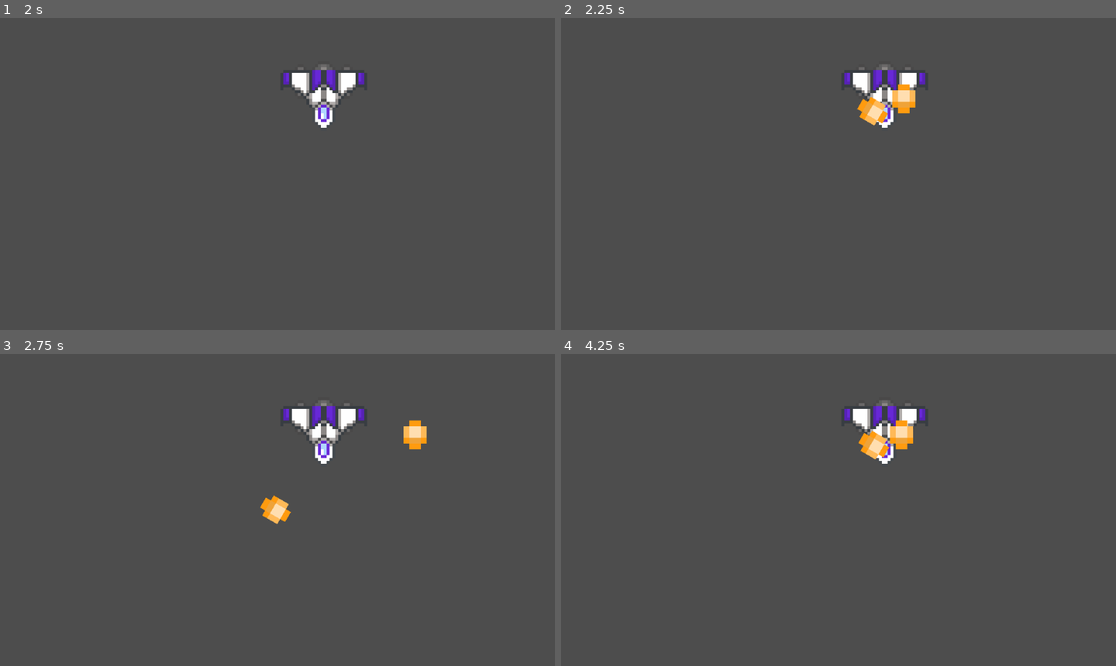
Above: before the commit, frames 1-4 (two rows, left to right).
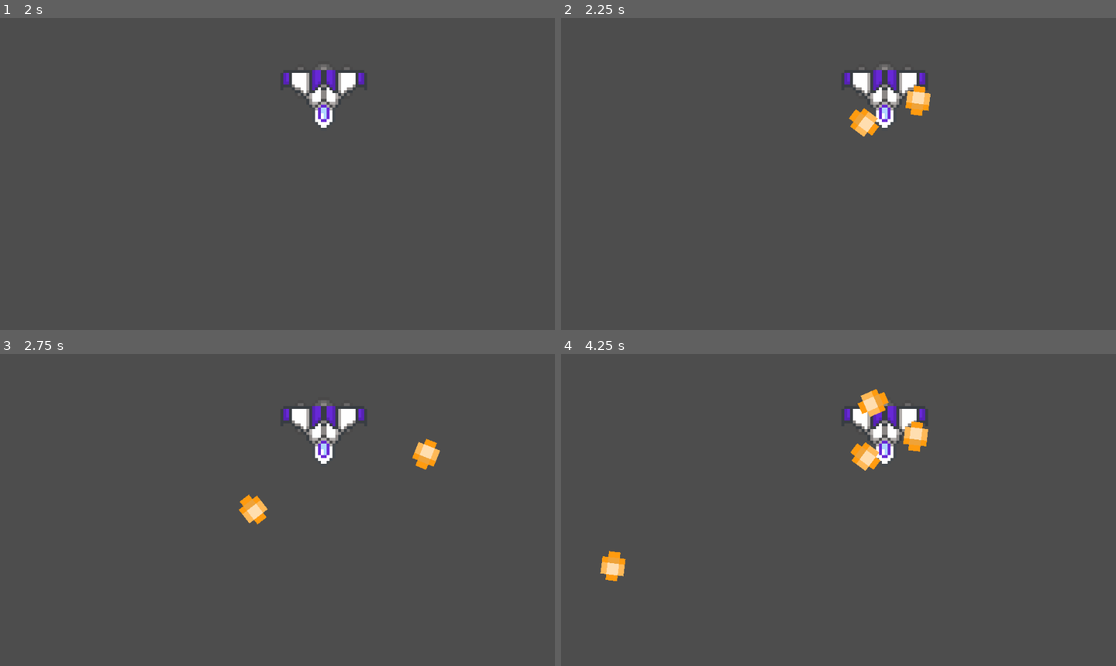
Above: after the commit, the same moments.

Repository: matias0621/Bullet-Hell
Game: Godot game, scene res://Scene/world.tscn
The game is run twice, just before and just after one commit, with the same random seed, the same clock (stepped at 60 frames per second) and the same inputs.
Inputs:
- Up to frame 1 (2 s): tap Enter at 0.5 s; hold D (right) 0.53-1.28 s; tap Space at 1.25 s; hold S (down) from 1.28 s (still down)
- Up to frame 2 (2.25 s): tap Enter at 2 s; release S (down) at 2.03 s; hold D (right) from 2.03 s (still down)
- Up to frame 3 (2.75 s): keep holding D (right)
- Up to frame 4 (4.25 s): release D (right) at 2.78 s; hold W (up) 2.78-3.53 s; hold A (left) from 3.53 s (still down)

Frame 1 is identical in both runs. In frame 2, 1.0% of the frame differs, in the area x 51-67%, y 21-39%; in frame 3, 1.2%; in frame 4, 1.7%, in the area x 7-67%, y 11-73%.

Commit message:
diagonal parttern

Diff:
--- a/Script/bullet.gd
+++ b/Script/bullet.gd
@@ -3,7 +3,7 @@
 
 @export var speed = 50
 var advance: bool = true
-
+var increment_rotation = 0
 
 func set_rotation_bullet(new_rotation:float):
 	rotation_degrees = new_rotation
@@ -11,3 +11,4 @@
 func _process(delta: float) -> void:
 	if advance:
 		position += transform.x * speed * delta
+		rotation_degrees += increment_rotation
--- a/Script/bullet_controller.gd
+++ b/Script/bullet_controller.gd
@@ -12,8 +12,24 @@
 func _process(delta: float) -> void:
 	time += delta
 	if time >= time_wait:
-		line_parttern()
+		diagonal_parttern()
 		time = 0
+
+func diagonal_parttern()-> void:
+	var list_bullet:Array[Bullet] = []
+	for i in range(0, amount_bullet):
+		var bullet:Bullet = BULLET.instantiate()
+		bullet.advance = false
+		bullet.set_rotation_bullet(rotate)
+		bullet.position = self.position
+		bullet.increment_rotation = 0.5
+		get_tree().root.add_child(bullet)
+		list_bullet.append(bullet)
+		rotate += get_rotation_for_bullet()
+		if rotate > 180 and amount_bullet != 1: rotate *= -1
+
+	for i in range(0, list_bullet.size()):
+		list_bullet[i].advance = true
 
 func line_parttern()-> void:
 	var list_bullet:Array[Bullet] = []
@@ -27,8 +43,6 @@
 		list_bullet.append(bullet)
 		rotate += get_rotation_for_bullet()
 		if rotate > 180 and amount_bullet != 1: rotate *= -1
-
-	await get_tree().create_timer(0.1).timeout
 
 	for i in range(0, list_bullet.size()):
 		list_bullet[i].advance = true
